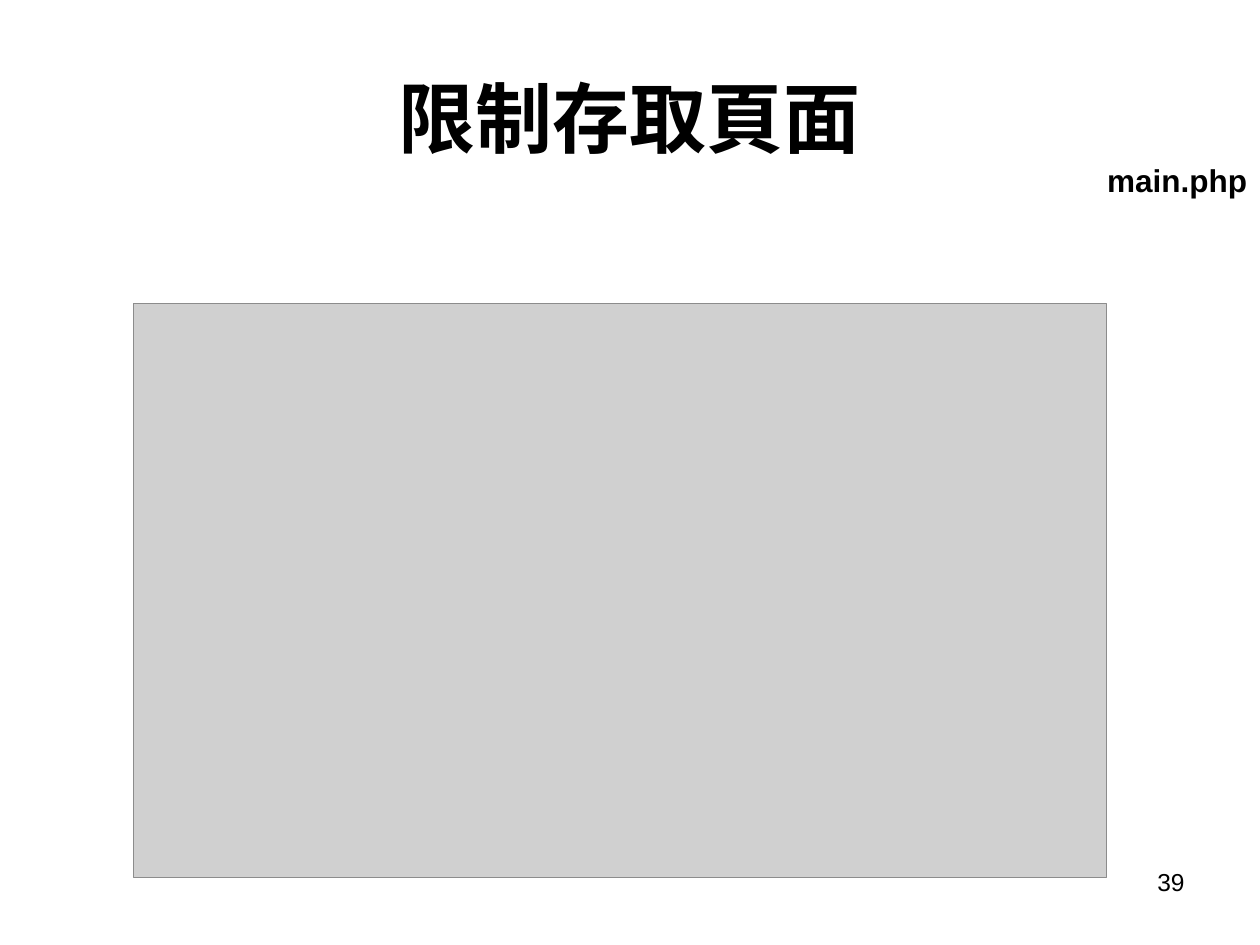
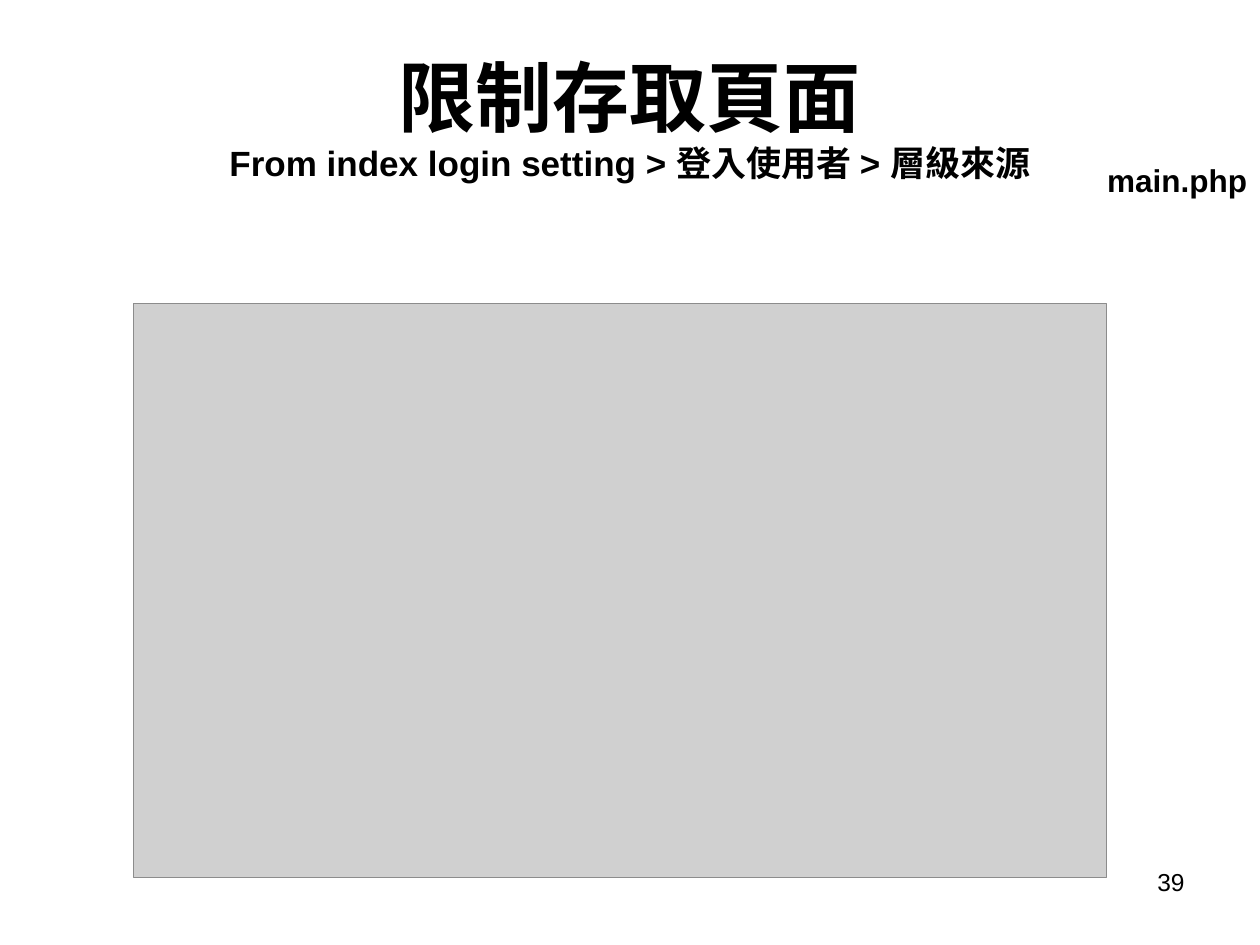
Before and after one commit to imxp978/git-files, a slide deck: slide 39 of php/會員登入.ppt. Drawn at 1260x945 pixels with LibreOffice and Linux fonts; fonts in the diff are those of the drawing; grey boxes stand for pictures. Boxes give left, top, right and bottom in pixels: in the first picture for what was removed or moved away, otherwise in the second. Text is boxed around its words. In the diff, an @@ line names an element or a change of style, - is before the commit and + after.

```diff
--- a/php/會員登入.ppt
+++ b/php/會員登入.ppt
@@ text at [229, 146, 1030, 183]: paragraph added @@
+From index login setting > 登入使用者 > 層級來源
```
Also in this commit, not shown: 2 other files.
